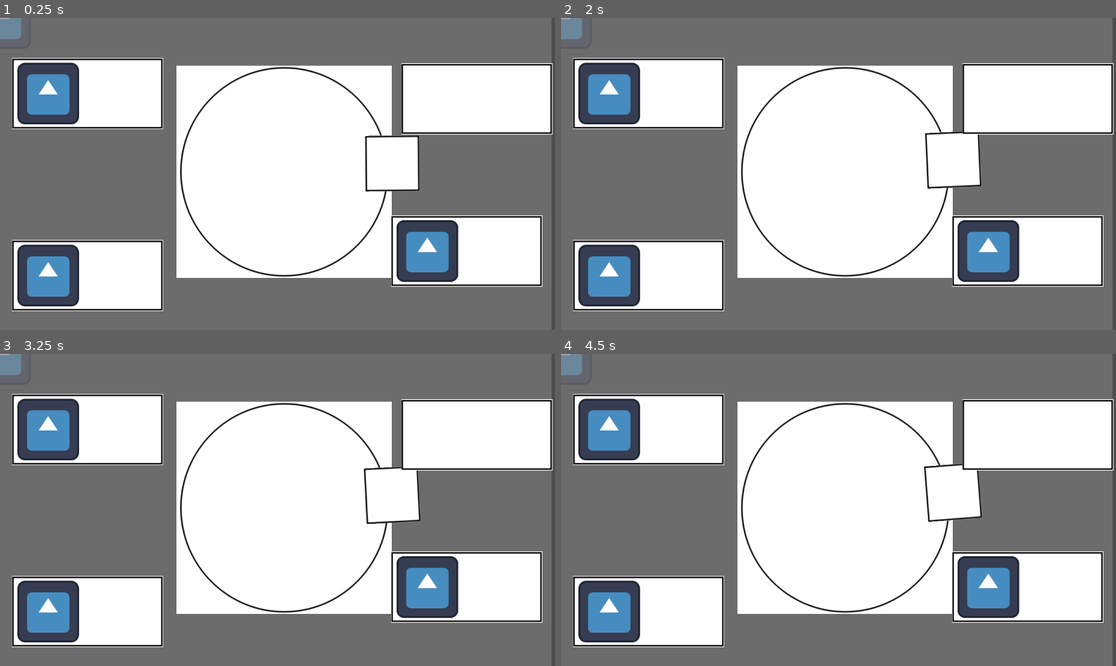
Above: before the commit, frames 1-4 (two rows, left to right).
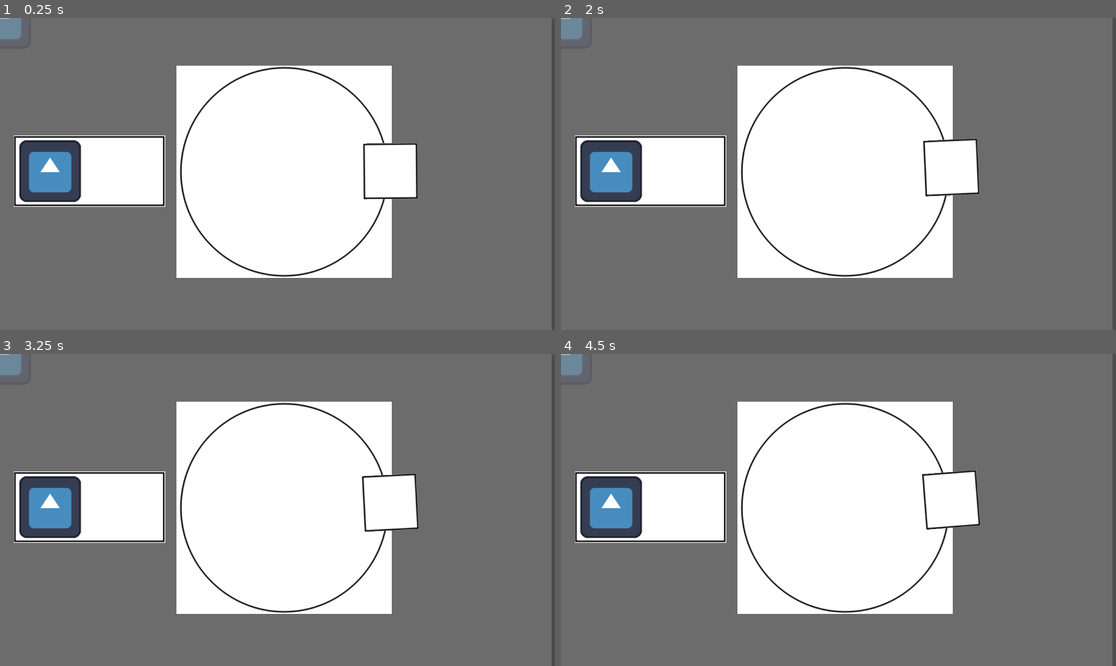
Above: after the commit, the same moments.

Repository: tehelka-gamedev/gmtk-2025
Game: Godot game, scene res://test_scene_tehelka.tscn
Two runs of this game, one before a commit and one after it. Both use one fixed random seed, a clock stepped at 60 frames per second and the inputs below. Before the commit the project starts from res://main.tscn. The engine's default icon, where the game draws it, is replaced by a stand-in: a white triangle on a blue panel in a dark square.
Inputs:
- Up to frame 1 (0.25 s): no input
- Up to frame 2 (2 s): hold D (open_right_door) 0.53-1.28 s; tap Space (elevator_toggle_movement) at 0.6, 1.35 s; tap Enter at 1.25 s; hold A (open_left_door) from 1.28 s (still down)
- Up to frame 3 (3.25 s): release A (open_left_door) at 2.03 s; hold D (open_right_door) from 2.03 s (still down); tap Space (elevator_toggle_movement) at 2.1, 2.75, 2.85 s
- Up to frame 4 (4.5 s): tap Enter at 3.5 s; release D (open_right_door) at 3.53 s; hold A (open_left_door) from 3.53 s (still down); tap Space (elevator_toggle_movement) at 3.6, 4.35 s

The runs differ from the first frame. In frame 1, 31% of the frame differs, in the area x 2-100%, y 12-94%; in frame 2, 31%; in frame 3, 31%; in frame 4, 31%.

Commit message:
Fix elevator snapping rotation

Diff:
--- a/godot/objects/elevator.gd
+++ b/godot/objects/elevator.gd
@@ -10,7 +10,6 @@
     set(value):
         distance_to_pivot_point = value
         if inner_pivot:
-            print("move elevator")
             inner_pivot.position.x = distance_to_pivot_point
 
 @export var speed: float = 2.0
@@ -95,12 +94,10 @@
             draw_circle(Vector2.ZERO, distance_to_pivot_point, Color.RED, filled)
 
 func _on_body_entered(body: Node2D):
-    print("BODY ! %s" % body)
     snap_target = body
 
 func _on_body_exited(body: Node2D):
     if body == snap_target:
-        print("OUT")
         snap_target = null
 
 # for now, just typehint Node2D since we actually give the PhysicsBody2D and not the room...
@@ -110,13 +107,7 @@
     look_at_helper.look_at(room.global_position)
     var target_rotation:float = look_at_helper.global_rotation
 
-    if rotation < 0:
-        target_rotation -= 2*PI
-
-    print("From %s to %s !" % [rotation, target_rotation])
-
-
-
+    target_rotation = lerp_angle(rotation, target_rotation, 1)
     _tween = get_tree().create_tween()
     _tween.tween_property(self, "rotation", target_rotation, snap_duration)
     _tween.set_trans(Tween.TRANS_ELASTIC)
@@ -130,5 +121,4 @@
     _snapping = false
 
 func _on_snap_finished() -> void:
-    print("Snap finished!")
     stop_snapping()
--- a/godot/objects/slot_manager.gd
+++ b/godot/objects/slot_manager.gd
@@ -6,41 +6,41 @@
 var _occupied_slots: Array[Slot] = []
 
 func _ready() -> void:
-	for c in get_children():
-		if not c is Slot:
-			continue
-		var s:Slot = c
-		if s.available:
-			_available_slots.push_back(s)
-		else:
-			_occupied_slots.push_back(s)
+    for c in get_children():
+        if not c is Slot:
+            continue
+        var s:Slot = c
+        if s.available:
+            _available_slots.push_back(s)
+        else:
+            _occupied_slots.push_back(s)
 
 func get_first_available_slot() -> Slot:
-	if len(_available_slots) == 0:
-		return null
-	return _available_slots[0]
+    if len(_available_slots) == 0:
+        return null
+    return _available_slots[0]
 
 func get_last_available_slot() -> Slot:
-	if len(_available_slots) == 0:
-		return null
-	return _available_slots[-1]
+    if len(_available_slots) == 0:
+        return null
+    return _available_slots[-1]
 
 func get_random_available_slot() -> Slot:
-	if len(_available_slots) == 0:
-		return null
-	return _available_slots[randi_range(0, len(_available_slots)-1)]
+    if len(_available_slots) == 0:
+        return null
+    return _available_slots[randi_range(0, len(_available_slots)-1)]
 
 func reserve_slot(s:Slot) -> void:
-	if _available_slots.find(s) == -1:
-		push_error("Tried to reserve a slot that was not there!")
-		return
-	s.available = false
+    if _available_slots.find(s) == -1:
+        push_error("Tried to reserve a slot that was not there!")
+        return
+    s.available = false
 
 func release_slot(s:Slot) -> void:
-	if _occupied_slots.find(s) == -1:
-		push_error("Tried to release a slot that was not there!")
-		return
-	s.available = true
+    if _occupied_slots.find(s) == -1:
+        push_error("Tried to release a slot that was not there!")
+        return
+    s.available = true
 
 func is_full() -> bool:
-	return _available_slots.is_empty()
+    return _available_slots.is_empty()
--- a/godot/project.godot
+++ b/godot/project.godot
@@ -11,7 +11,7 @@
 [application]
 
 config/name="GMTK-2025"
-run/main_scene="uid://dtidxkaetf78h"
+run/main_scene="uid://ck8ma3a7300uf"
 config/features=PackedStringArray("4.4", "GL Compatibility")
 config/icon="res://icon.svg"
 
--- a/godot/scripts/game_manager.gd
+++ b/godot/scripts/game_manager.gd
@@ -10,23 +10,23 @@
 var current_npc_count: int = 0
 
 func _ready() -> void:
-	if elevator == null:
-		push_error("no elevator")
-		return
+    if elevator == null:
+        push_error("no elevator")
+        return
 
 
-	for i in range(starting_npc_count):
-		_spawn_npc()
+    for i in range(starting_npc_count):
+        _spawn_npc()
 
 func _spawn_npc() -> void:
-	var non_full_rooms: Array[Room] = []
-	for room: RoomBase in rooms:
-		if not room.slot_manager.is_full():
-			non_full_rooms.append(room)
+    var non_full_rooms: Array[Room] = []
+    for room: RoomBase in rooms:
+        if not room.slot_manager.is_full():
+            non_full_rooms.append(room)
 
-	var random_room: Room = non_full_rooms.pick_random()
-	var spawn_position: Vector2 = random_room.npc_spawn.global_position
-	var npc: NPC = NPC_class.instantiate()
-	npc.position = spawn_position
-	_npcs.add_child(npc)
-	npc.state_machine.transition_to("MoveTo", {NPCStatesUtil.Message.target: random_room.slot_manager.get_first_available_slot()})
+    var random_room: Room = non_full_rooms.pick_random()
+    var spawn_position: Vector2 = random_room.npc_spawn.global_position
+    var npc: NPC = NPC_class.instantiate()
+    npc.position = spawn_position
+    _npcs.add_child(npc)
+    npc.state_machine.transition_to("MoveTo", {NPCStatesUtil.Message.target: random_room.slot_manager.get_first_available_slot()})
--- a/godot/states/idle_state.gd
+++ b/godot/states/idle_state.gd
@@ -2,10 +2,12 @@
 # This states do nothing (for now)
 
 func process(delta: float) -> void:
-	pass
+    pass
 
 func enter(msg: = {}) -> void:
-	print("Entering Idle State, msg=%s" %msg)
+    pass
+    #print("Entering Idle State, msg=%s" %msg)
 
 func exit(msg: = {}) -> void:
-	print("Exiting Idle State")
+    pass
+    #print("Exiting Idle State")
--- a/godot/states/move_to_state.gd
+++ b/godot/states/move_to_state.gd
@@ -5,15 +5,15 @@
 var _target:Node2D = null
 
 func process(delta: float) -> void:
-	if not _target:
-		push_error("'%s' trying to move to a target but there is none!" % name)
-		return
+    if not _target:
+        push_error("'%s' trying to move to a target but there is none!" % name)
+        return
 
 
 func enter(msg: = {}) -> void:
-	print("Entering MoveTo State, msg=%s" %msg)
-	_target = msg.get(NPCStatesUtil.Message.target)
+    #print("Entering MoveTo State, msg=%s" %msg)
+    _target = msg.get(NPCStatesUtil.Message.target)
 
 func exit(msg: = {}) -> void:
-	print("Exiting MoveTo State")
-	_target = null
+    #print("Exiting MoveTo State")
+    _target = null
--- a/godot/test_scene_tehelka.tscn
+++ b/godot/test_scene_tehelka.tscn
@@ -28,11 +28,10 @@
 [node name="Elevator" parent="World" instance=ExtResource("3_fkhtt")]
 position = Vector2(590, 320)
 distance_to_pivot_point = 220.0
-speed = 90.0
 
 [node name="Rooms" type="Node2D" parent="."]
 
 [node name="Room" parent="Rooms" instance=ExtResource("4_7yu2k")]
-position = Vector2(186, 320)
+position = Vector2(186, 318)
 
 [node name="NPCs" type="Node2D" parent="."]
--- a/godot/utils/state_machine/state_machine.gd
+++ b/godot/utils/state_machine/state_machine.gd
@@ -4,34 +4,34 @@
 signal transitioned(state_path)
 
 @export var state: State = null:
-	set(value):
-		state = value
-		state_name = state.name
+    set(value):
+        state = value
+        state_name = state.name
 
 var state_name := ""
 
 func _ready() -> void:
-	await owner.ready
-	if state:
-		state.enter()
-		transitioned.emit(state_name)
+    await owner.ready
+    if state:
+        state.enter()
+        transitioned.emit(state_name)
 
 func _unhandled_input(event: InputEvent) -> void:
-	state.unhandled_input(event)
+    state.unhandled_input(event)
 
 func _process(delta: float) -> void:
-	state.process(delta)
+    state.process(delta)
 
 func _physics_process(delta: float) -> void:
-	state.physics_process(delta)
+    state.physics_process(delta)
 
 func transition_to(target_state_path: String, msg: = {}) -> void:
-	if not has_node(target_state_path):
-		push_error("Non existant target state path: %s" % target_state_path)
-		return
-	var target_state := get_node(target_state_path)
+    if not has_node(target_state_path):
+        push_error("Non existant target state path: %s" % target_state_path)
+        return
+    var target_state := get_node(target_state_path)
 
-	state.exit()
-	self.state = target_state
-	state.enter(msg)
-	transitioned.emit(target_state_path)
+    state.exit()
+    self.state = target_state
+    state.enter(msg)
+    transitioned.emit(target_state_path)
